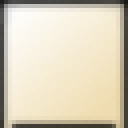
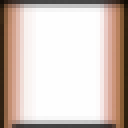
Layers edited between the first and the second 128x128 image:
"bordas": blend grain merge → darken over [0, 0, 128, 128]
"Nova camada": blend multiply → normal, painted on it over [0, 0, 128, 128]
